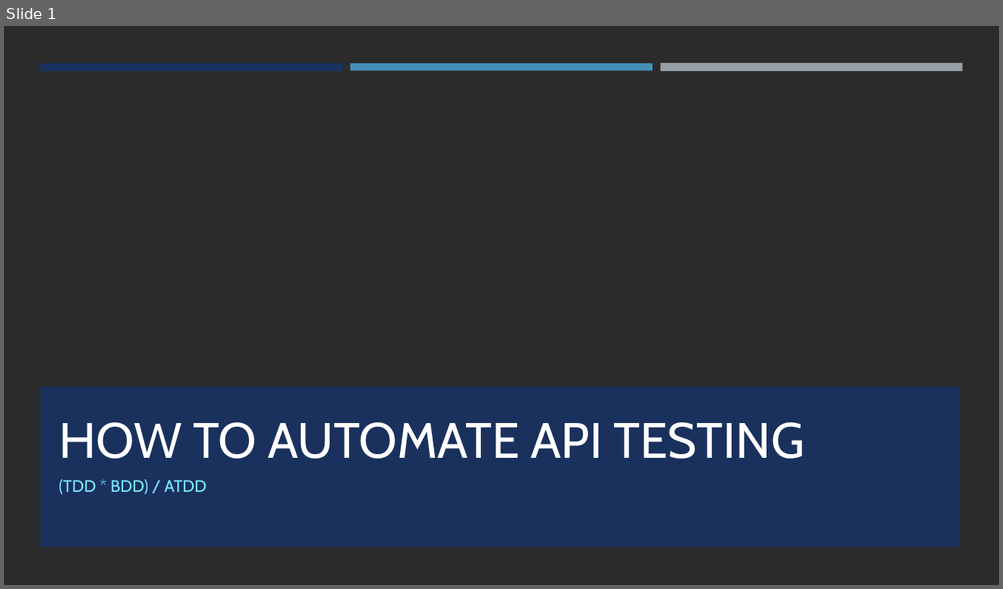
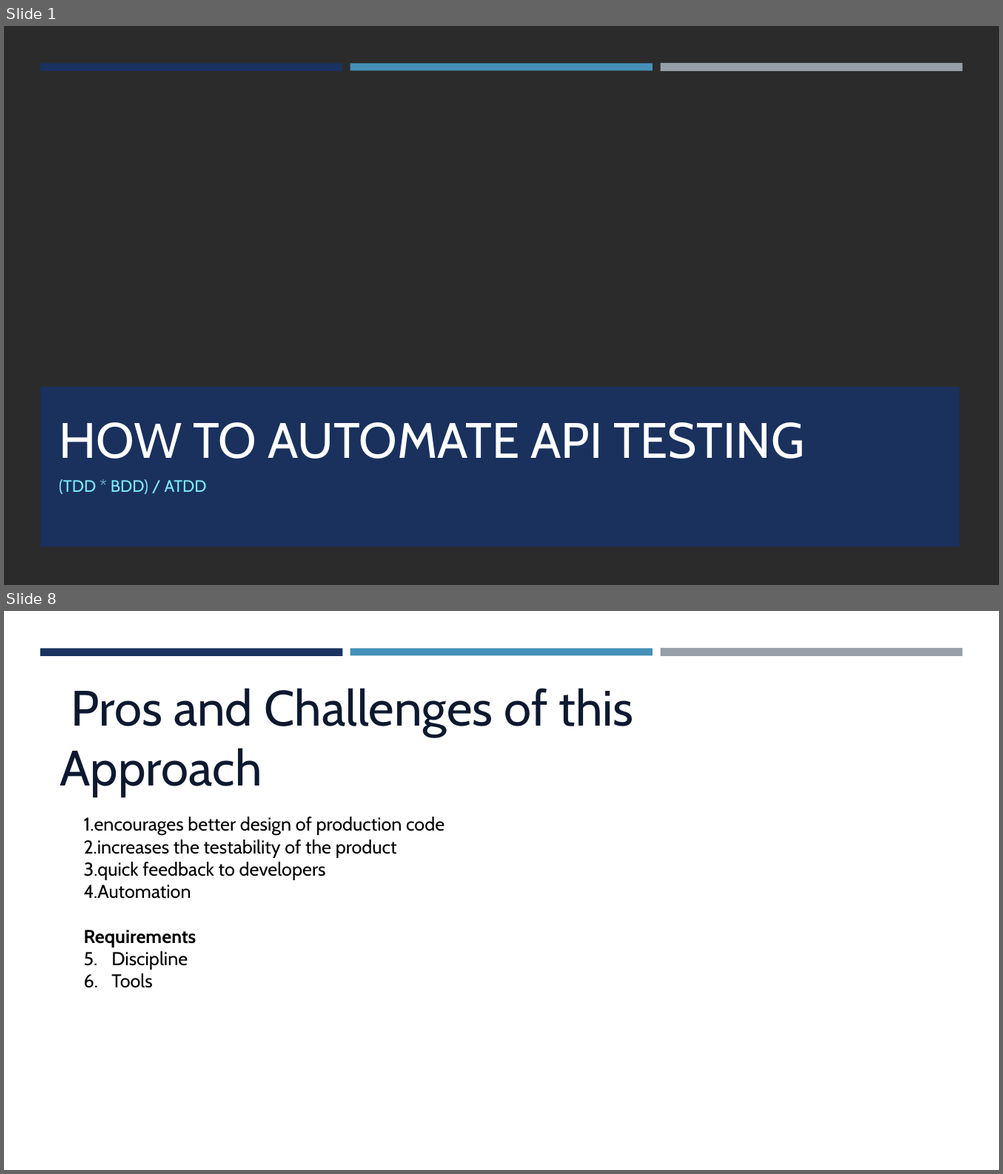
Before and after one commit to jkcpavan/coreTDD, a slide deck: How to Automate API Testing.pptx. Shown one above the other, each under a label of ours: slide 1 before the commit, slides 1 and 8 after it; the slides between them are not shown. The pictures are 1003x589 and 1003x1174 pixels, drawn with LibreOffice and Linux fonts; fonts in the diff are those of the drawing; background and template pictures are left out; a plain dark background stands for a picture behind light text. Boxes give left, top, right and bottom in pixels: in the first picture for what was removed or moved away, otherwise in the second. Text is boxed around its words. In the diff, an @@ line names an element or a change of style, - is before the commit and + after.

```diff
--- a/How to Automate API Testing.pptx
+++ b/How to Automate API Testing.pptx
@@ slide 8 added at (4, 611, 999, 1170), background #FFFFFF @@
@@ rectangle added at (40, 648, 343, 655), fill #1A3260 @@
@@ rectangle added at (350, 648, 652, 655), fill #4590B8 @@
@@ rectangle added at (660, 648, 962, 657), fill #969FA7 @@
@@ text added at (60, 688, 633, 797), 48 pt, text #0D1930 @@
+Pros and Challenges of this Approach
@@ text added at (84, 817, 444, 988), 18 pt, text #000000 @@
+1. encourages better design of production code
+2. increases the testability of the product
+3. quick feedback to developers
+4. Automation
+Requirements
+1. Discipline
+2. Tools
```
Also in this commit, not shown: 12 other slides added, 4 slides removed.
